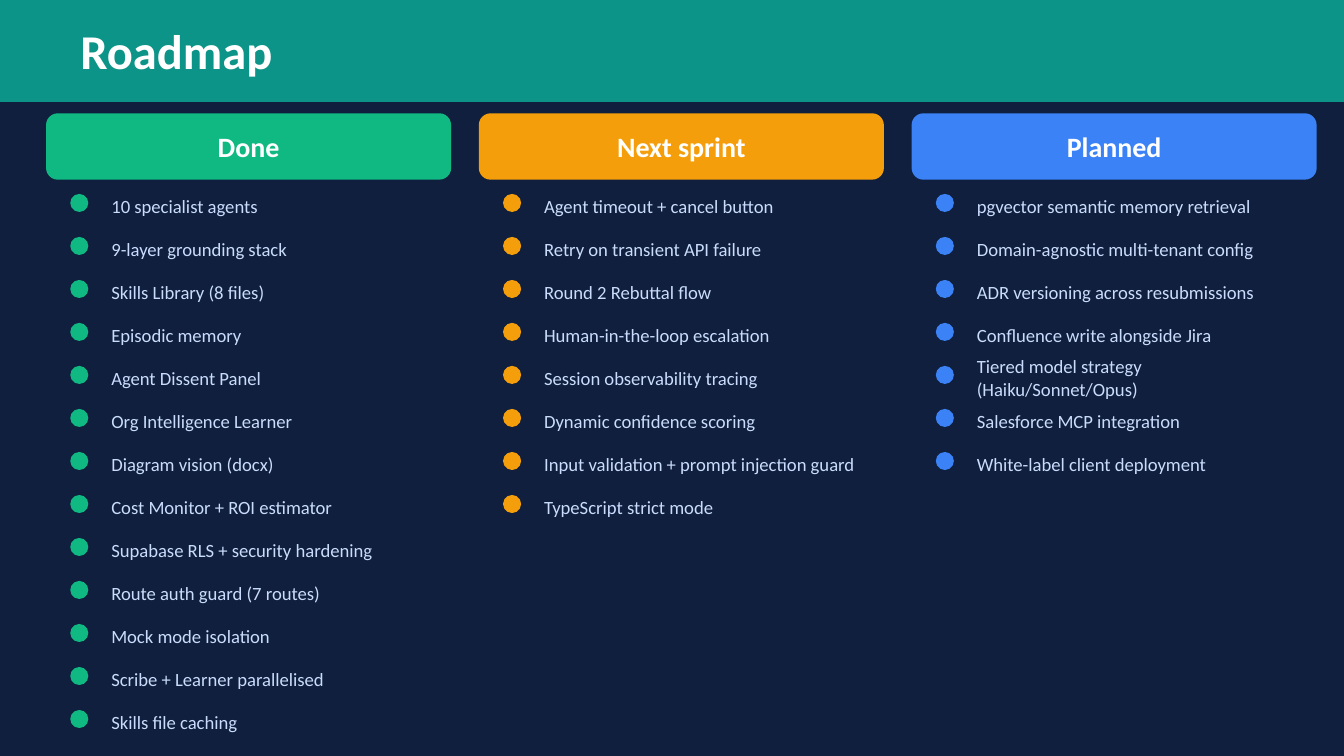
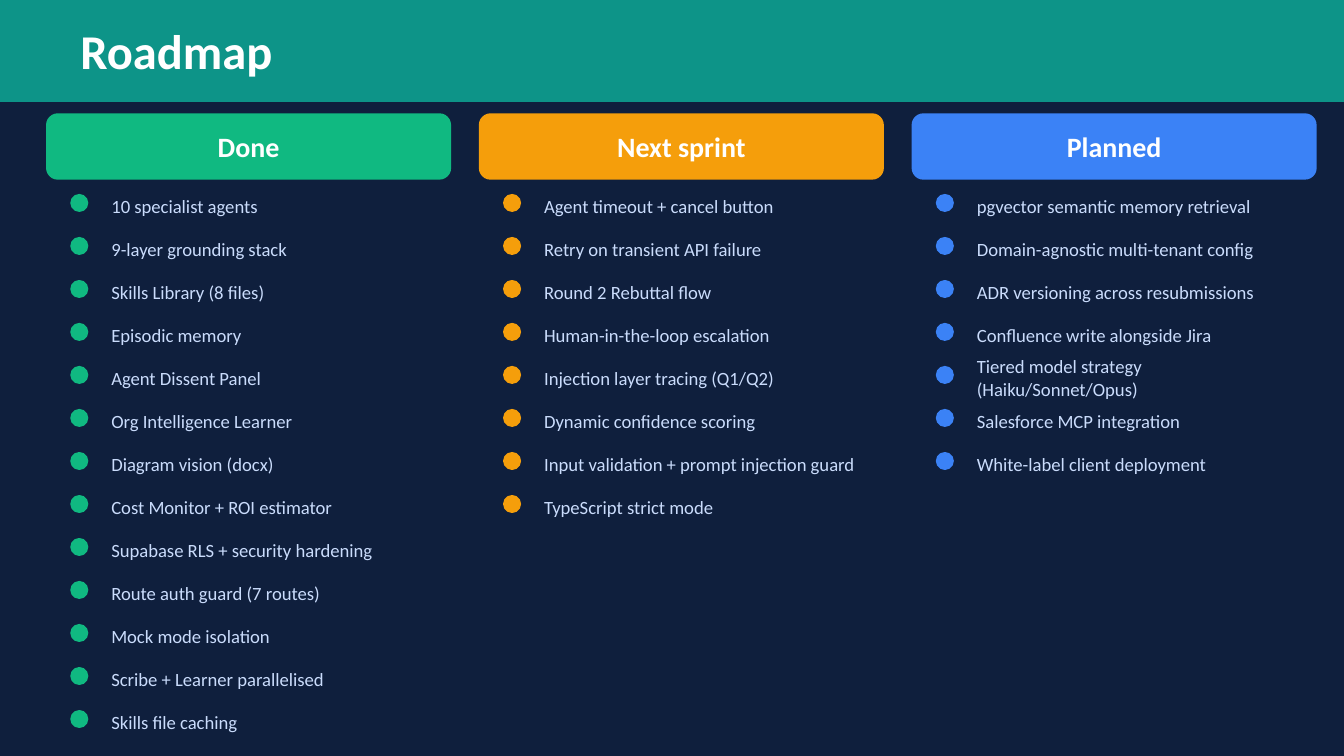
Before and after one commit to pganapathineedi/arboard, a slide deck: slide 8 of ARBoard_v10.pptx. Drawn at 1344x756 pixels with LibreOffice and Linux fonts; fonts in the diff are those of the drawing. Boxes give left, top, right and bottom in pixels: in the first picture for what was removed or moved away, otherwise in the second. Text is boxed around its words. In the diff, an @@ line names an element or a change of style, - is before the commit and + after.

```diff
--- a/ARBoard_v10.pptx
+++ b/ARBoard_v10.pptx
@@ text at (544, 371, 773, 388): text changed @@
-Session observability tracing
+Injection layer tracing (Q1/Q2)
```
Also in this commit, not shown: 1 slide added, 54 other files.
